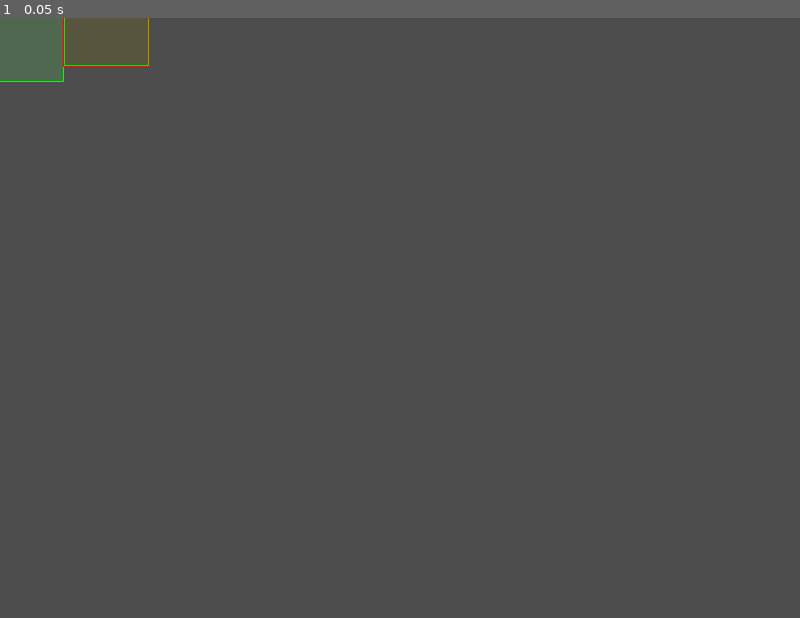
Above: before the commit, frame 1.
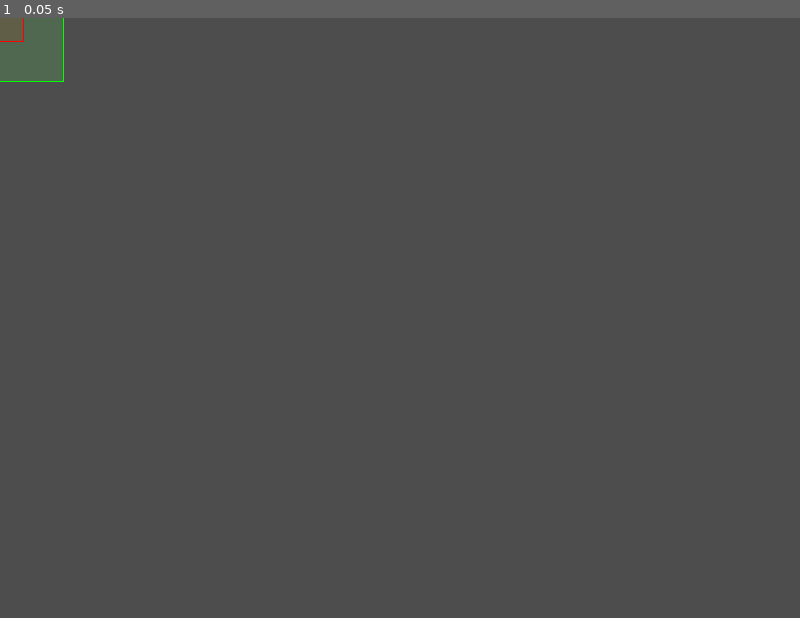
Above: after the commit, the same moment.

Repository: SamBumgardner/spellstrike
Game: Godot game, scene res://player/collision_box_viewer.tscn
Two runs of this game, one before a commit and one after it. Both use one fixed random seed, a clock stepped at 60 frames per second and the inputs below. This scene is started directly instead of the project's main scene.
Inputs:
- Up to frame 1 (0.05 s): no input

The runs differ from the first frame. In frame 1, less than 0.1% of the frame differs, in the area x 0-19%, y 0-9%.

Commit message:
create mix character neutral special

Diff:
--- a/game/assets/data/character/character_mix.tres
+++ b/game/assets/data/character/character_mix.tres
@@ -10,12 +10,13 @@
 [ext_resource type="Resource" uid="uid://ct2hmi77y1dqe" path="res://assets/data/states/character/mix/state_mix_b.tres" id="8_dd8y4"]
 [ext_resource type="Resource" uid="uid://clph44pse6wkh" path="res://assets/data/states/character/mix/state_mix_c.tres" id="9_r0fwd"]
 [ext_resource type="Resource" uid="uid://dmgeh4sj58kv6" path="res://assets/data/states/character/reach/state_reach_s_cancel.tres" id="10_10eq8"]
-[ext_resource type="Resource" uid="uid://cp8nqlat5dodl" path="res://assets/data/states/character/reach/state_reach_s_neutral.tres" id="11_tu6ng"]
+[ext_resource type="Resource" uid="uid://b2ftkfqdtwrvh" path="res://assets/data/states/character/mix/state_mix_s_neutral.tres" id="11_hyfq3"]
 [ext_resource type="Resource" uid="uid://dgxhlme3uf7jt" path="res://assets/data/states/character/speed/HurtState.tres" id="12_regm5"]
 [ext_resource type="Resource" uid="uid://ndjspav4naaj" path="res://assets/data/states/character/speed/DefeatedState.tres" id="13_8i1ef"]
 [ext_resource type="Resource" uid="uid://brc0an4nux82m" path="res://assets/data/states/character/speed/VictoryState.tres" id="14_oyqml"]
 [ext_resource type="Resource" uid="uid://ba11lgq4g27a" path="res://assets/data/states/character/mix/state_mix_a_forward.tres" id="15_7b644"]
 [ext_resource type="Texture2D" uid="uid://bu6wsaejco7uh" path="res://assets/art/placeholder_victory_portrait.tres" id="16_puq1x"]
+[ext_resource type="Resource" uid="uid://stu785nlluo5" path="res://assets/data/states/character/mix/state_mix_s_neutral_recovery.tres" id="16_tbxk2"]
 
 [resource]
 script = ExtResource("3_uhk7e")
@@ -38,10 +39,11 @@
 3: ExtResource("8_dd8y4"),
 4: ExtResource("9_r0fwd"),
 5: ExtResource("10_10eq8"),
-6: ExtResource("11_tu6ng"),
+6: ExtResource("11_hyfq3"),
 8: ExtResource("12_regm5"),
 9: ExtResource("13_8i1ef"),
 10: ExtResource("14_oyqml"),
-11: ExtResource("15_7b644")
+11: ExtResource("15_7b644"),
+12: ExtResource("16_tbxk2")
 }
 maximum_active_projectiles = 1
--- a/game/assets/data/states/character/mix/state_mix_c.tres
+++ b/game/assets/data/states/character/mix/state_mix_c.tres
@@ -31,7 +31,7 @@
 [sub_resource type="Resource" id="Resource_4eel3"]
 script = ExtResource("5_4oo7b")
 damage = 25
-hitstun = 30
+hitstun = 25
 hitstop = 15
 pushback = 25
 sound_effect = ExtResource("6_0yj2k")
--- /dev/null
+++ b/game/assets/data/states/character/mix/state_mix_s_neutral.tres
@@ -0,0 +1,107 @@
+[gd_resource type="Resource" script_class="FsmState" load_steps=21 format=3 uid="uid://b2ftkfqdtwrvh"]
+
+[ext_resource type="Script" path="res://player/fsm/Phase.gd" id="1_rvrn8"]
+[ext_resource type="Script" path="res://player/fsm/effects/PhaseEffect.gd" id="2_olylx"]
+[ext_resource type="Script" path="res://player/attack/RectangleSpec.gd" id="3_d45xo"]
+[ext_resource type="Script" path="res://player/attack/AttackData.gd" id="4_htjfx"]
+[ext_resource type="AudioStream" uid="uid://bsxeprql80qws" path="res://assets/sound/hit_heavy.wav" id="5_u2d3r"]
+[ext_resource type="Script" path="res://player/fsm/effects/EffectCondition.gd" id="6_l4kq2"]
+[ext_resource type="Resource" uid="uid://djibdifs88cfy" path="res://assets/data/collision/hurtbox/StandardHurtbox.tres" id="7_u4v8s"]
+[ext_resource type="Script" path="res://player/fsm/FsmState.gd" id="8_ainci"]
+[ext_resource type="Resource" uid="uid://d4i72hdti0ca3" path="res://assets/data/states/character/heavy/stop_velocity_effect.tres" id="9_tktnm"]
+[ext_resource type="AudioStream" uid="uid://8kcsq3alq1j" path="res://assets/sound/charge.wav" id="10_5hwo4"]
+
+[sub_resource type="Resource" id="Resource_bjkpp"]
+script = ExtResource("1_rvrn8")
+duration = 15
+endless = false
+player_status = 1
+hitboxes = Array[ExtResource("3_d45xo")]([])
+new_attack = false
+hurtboxes = Array[ExtResource("3_d45xo")]([])
+effects = Array[ExtResource("2_olylx")]([])
+
+[sub_resource type="Resource" id="Resource_ngfw8"]
+script = ExtResource("4_htjfx")
+damage = 15
+hitstun = 11
+hitstop = 15
+pushback = 15
+sound_effect = ExtResource("5_u2d3r")
+
+[sub_resource type="Resource" id="Resource_8b3hj"]
+script = ExtResource("2_olylx")
+typeId = 5
+once_at_start = true
+conditions = Array[ExtResource("6_l4kq2")]([])
+params = [10]
+
+[sub_resource type="Resource" id="Resource_u7tcp"]
+script = ExtResource("3_d45xo")
+x_offset = 0
+y_offset = 0
+width = 48
+height = 48
+
+[sub_resource type="Resource" id="Resource_dxk1s"]
+script = ExtResource("1_rvrn8")
+duration = 1
+endless = false
+player_status = 2
+hitboxes = Array[ExtResource("3_d45xo")]([SubResource("Resource_u7tcp")])
+new_attack = true
+attack_data = SubResource("Resource_ngfw8")
+hurtboxes = Array[ExtResource("3_d45xo")]([])
+effects = Array[ExtResource("2_olylx")]([SubResource("Resource_8b3hj")])
+
+[sub_resource type="Resource" id="Resource_bfmkk"]
+script = ExtResource("2_olylx")
+typeId = 5
+once_at_start = false
+conditions = Array[ExtResource("6_l4kq2")]([])
+params = [10]
+
+[sub_resource type="Resource" id="Resource_iv8r0"]
+script = ExtResource("2_olylx")
+typeId = 3
+once_at_start = false
+conditions = Array[ExtResource("6_l4kq2")]([])
+params = [{
+"": 12
+}, true]
+
+[sub_resource type="Resource" id="Resource_grguw"]
+script = ExtResource("1_rvrn8")
+duration = 0
+endless = true
+player_status = 2
+hitboxes = Array[ExtResource("3_d45xo")]([SubResource("Resource_u7tcp")])
+new_attack = false
+attack_data = SubResource("Resource_ngfw8")
+hurtboxes = Array[ExtResource("3_d45xo")]([ExtResource("7_u4v8s")])
+effects = Array[ExtResource("2_olylx")]([SubResource("Resource_bfmkk"), SubResource("Resource_iv8r0")])
+
+[sub_resource type="Resource" id="Resource_e31hb"]
+script = ExtResource("2_olylx")
+typeId = 13
+once_at_start = true
+conditions = Array[ExtResource("6_l4kq2")]([])
+params = [-1]
+
+[sub_resource type="Resource" id="Resource_k05xu"]
+script = ExtResource("2_olylx")
+typeId = 9
+once_at_start = true
+conditions = Array[ExtResource("6_l4kq2")]([])
+params = [ExtResource("10_5hwo4")]
+
+[resource]
+script = ExtResource("8_ainci")
+stateId = 5
+expirationStateId = 0
+phases = Array[ExtResource("1_rvrn8")]([SubResource("Resource_bjkpp"), SubResource("Resource_dxk1s"), SubResource("Resource_grguw")])
+transition_in_effects = Array[ExtResource("2_olylx")]([SubResource("Resource_e31hb"), ExtResource("9_tktnm"), SubResource("Resource_k05xu")])
+transition_out_effects = Array[ExtResource("2_olylx")]([])
+animation_key = "mix/s_neutral"
+button_buffer_lookback = 8
+consumes_button_buffer = true
--- /dev/null
+++ b/game/assets/data/states/character/mix/state_mix_s_neutral_recovery.tres
@@ -0,0 +1,57 @@
+[gd_resource type="Resource" script_class="FsmState" load_steps=12 format=3 uid="uid://stu785nlluo5"]
+
+[ext_resource type="Script" path="res://player/fsm/Phase.gd" id="1_o2qsx"]
+[ext_resource type="Script" path="res://player/fsm/FsmState.gd" id="2_rbffr"]
+[ext_resource type="Script" path="res://player/fsm/effects/PhaseEffect.gd" id="3_63g8i"]
+[ext_resource type="Resource" uid="uid://dp1kvpbqniylt" path="res://assets/data/states/character/speed/decay_velocity_effect.tres" id="3_j0axt"]
+[ext_resource type="Script" path="res://player/attack/RectangleSpec.gd" id="4_fpm6h"]
+[ext_resource type="Resource" uid="uid://djibdifs88cfy" path="res://assets/data/collision/hurtbox/StandardHurtbox.tres" id="5_6r5sf"]
+[ext_resource type="Script" path="res://player/fsm/effects/EffectCondition.gd" id="7_xlv3n"]
+
+[sub_resource type="Resource" id="Resource_pe5lw"]
+script = ExtResource("3_63g8i")
+typeId = 3
+once_at_start = false
+conditions = Array[ExtResource("7_xlv3n")]([])
+params = [{
+"c": 4
+}, false]
+
+[sub_resource type="Resource" id="Resource_65400"]
+script = ExtResource("3_63g8i")
+typeId = 3
+once_at_start = false
+conditions = Array[ExtResource("7_xlv3n")]([])
+params = [{
+"b": 3
+}, false]
+
+[sub_resource type="Resource" id="Resource_3347d"]
+script = ExtResource("3_63g8i")
+typeId = 3
+once_at_start = false
+conditions = Array[ExtResource("7_xlv3n")]([])
+params = [{
+"a": 2
+}, false]
+
+[sub_resource type="Resource" id="Resource_r0fqu"]
+script = ExtResource("1_o2qsx")
+duration = 10
+endless = false
+player_status = 3
+hitboxes = Array[ExtResource("4_fpm6h")]([])
+new_attack = false
+hurtboxes = Array[ExtResource("4_fpm6h")]([ExtResource("5_6r5sf")])
+effects = Array[ExtResource("3_63g8i")]([SubResource("Resource_pe5lw"), SubResource("Resource_65400"), SubResource("Resource_3347d"), ExtResource("3_j0axt")])
+
+[resource]
+script = ExtResource("2_rbffr")
+stateId = 12
+expirationStateId = 0
+phases = Array[ExtResource("1_o2qsx")]([SubResource("Resource_r0fqu")])
+transition_in_effects = Array[ExtResource("3_63g8i")]([])
+transition_out_effects = Array[ExtResource("3_63g8i")]([])
+animation_key = "mix/character_1"
+button_buffer_lookback = 8
+consumes_button_buffer = true
--- a/game/player/collision_box_viewer.tscn
+++ b/game/player/collision_box_viewer.tscn
@@ -1,9 +1,9 @@
 [gd_scene load_steps=3 format=3 uid="uid://wpsahyhayn75"]
 
 [ext_resource type="Script" path="res://player/collision_box_viewer.gd" id="1_siycv"]
-[ext_resource type="Resource" uid="uid://ct2hmi77y1dqe" path="res://assets/data/states/character/mix/state_mix_b.tres" id="2_wmctc"]
+[ext_resource type="Resource" uid="uid://b2ftkfqdtwrvh" path="res://assets/data/states/character/mix/state_mix_s_neutral.tres" id="2_bqdo7"]
 
 [node name="CollisionBoxViewer" type="Node2D"]
 script = ExtResource("1_siycv")
-displayed_phase = 1
-viewed_state = ExtResource("2_wmctc")
+displayed_phase = 2
+viewed_state = ExtResource("2_bqdo7")
--- a/game/player/fsm/effects/EffectLib.gd
+++ b/game/player/fsm/effects/EffectLib.gd
@@ -86,7 +86,7 @@
     if attack_hit_required and not owner.attack_hit:
         return Player.State.NONE
     for key in input_to_state_mapping.keys():
-        if input_buffer.consume_just_pressed(key):
+        if key == "" or input_buffer.consume_just_pressed(key):
             return input_to_state_mapping[key]
 
     return Player.State.NONE
Not shown: 1 places in game/assets/data/character/character_mix.tres that only renumber resources
